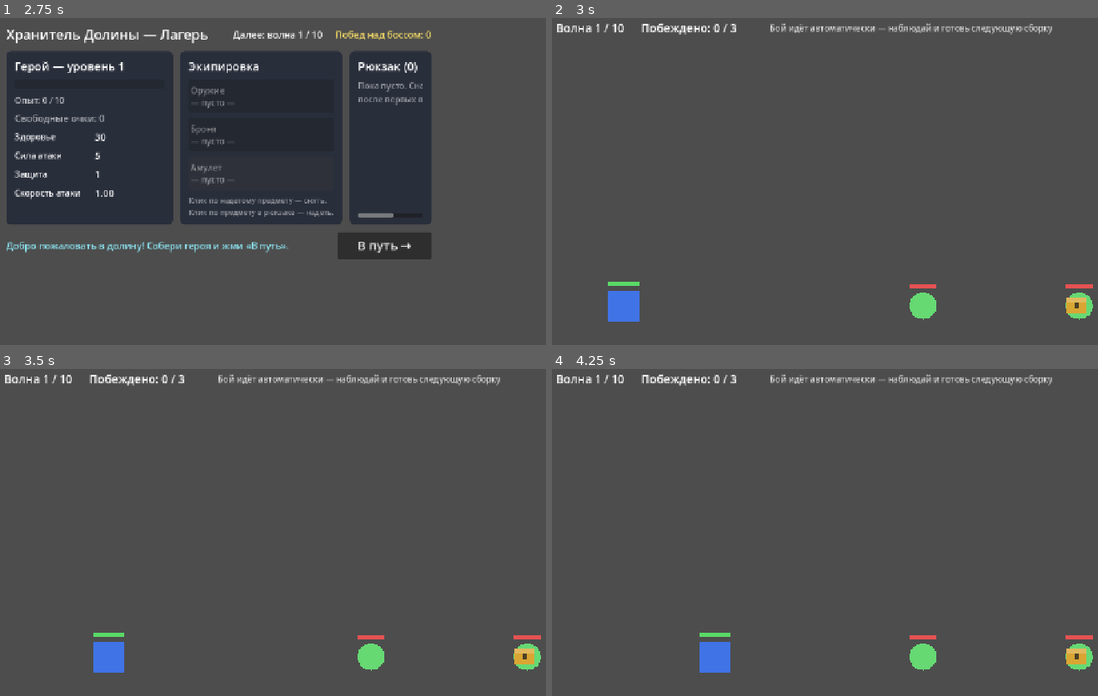
Above: before the commit, frames 1-4 (two rows, left to right).
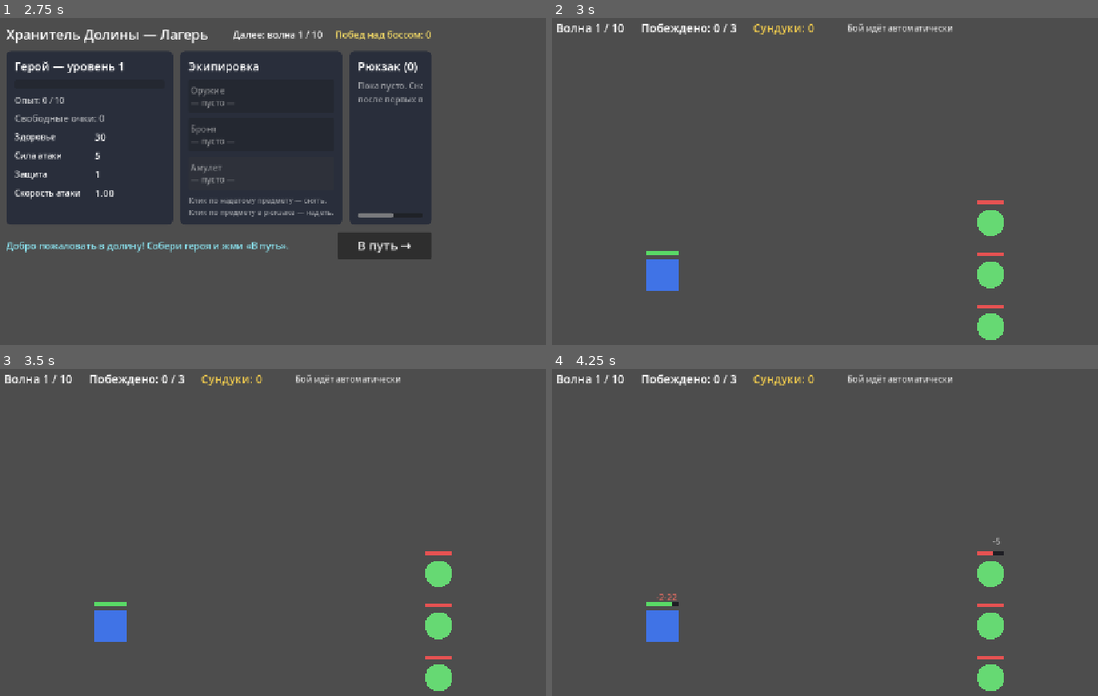
Above: after the commit, the same moments.

Repository: sl1Bridge/valley-keeper
Game: Godot game, scene res://Main.tscn
Same seed, same stepped clock (60 frames per second), same inputs: the game is played once before the commit and once after it.
Inputs:
- Up to frame 1 (2.75 s): click "Оружие — пусто —" at 0.5 s; click "Броня — пусто —" at 1.25 s; click "Амулет — пусто —" at 2 s
- Up to frame 2 (3 s): click "В путь →" at 2.75 s
- Up to frame 3 (3.5 s): no input
- Up to frame 4 (4.25 s): no input

Frame 1 is identical in both runs. In frame 2, 3.9% of the frame differs, in the area x 10-100%, y 1-99%; in frame 3, 3.8%; in frame 4, 4.0%, in the area x 17-100%, y 1-99%.

Commit message:
Бой v2: статичная расстановка, дистанционные атаки, случайная цель, сундуки с выбором 1 из 3

Diff:
--- a/src/Actor.gd
+++ b/src/Actor.gd
@@ -6,6 +6,7 @@
 
 signal died(actor)
 signal damaged(actor, amount)
+signal attacked(attacker, target)
 
 var display_name := ""
 var team := "enemy"  # "hero" или "enemy"
@@ -59,6 +60,7 @@
 		return
 	var dmg := maxi(1, int(stats.get("atk", 1)) - int(target.stats.get("def", 0)))
 	target.take_damage(dmg)
+	attacked.emit(self, target)
 
 
 func take_damage(dmg: int) -> void:
--- a/src/BattleScreen.gd
+++ b/src/BattleScreen.gd
@@ -1,20 +1,22 @@
 class_name BattleScreen
 extends Control
 
-## Экран боя: герой сам идёт слева направо, враги бросаются навстречу,
-## бой идёт автоматически, сундуки открываются по пути, лут падает в рюкзак.
+## Экран боя. Герой стоит слева, враги — группой справа, никто не двигается.
+## Все атакуют на дистанции. Герой выбирает случайную цель и бьёт её до смерти,
+## затем выбирает следующую. Когда все враги повержены, открываются сундуки:
+## 1 гарантированный + шанс дополнительного с каждого врага.
+## Каждый сундук предлагает 3 разных предмета на выбор.
 
 signal wave_cleared
 signal hero_died
 signal boss_defeated
 
-const GROUND_Y := 560.0
-const HERO_START_X := 120.0
-const FIRST_ENEMY_X := 720.0
-const ENEMY_GAP := 300.0
-const AGGRO_RANGE := 320.0
-const HERO_WALK_SPEED := 140.0
-const DROP_CHANCE := 0.25
+const HERO_POS := Vector2(220, 500)
+const ENEMY_ORIGIN := Vector2(850, 400)  # левый верхний враг группы
+const ENEMY_COL_GAP := 135.0
+const ENEMY_ROW_GAP := 100.0
+const ENEMIES_PER_COL := 4
+const BOSS_POS := Vector2(1010, 470)
 
 ## Входные данные (заполняет Main до добавления на сцену)
 var hero: Hero
@@ -22,32 +24,26 @@
 var wins := 0
 
 var _rng := RandomNumberGenerator.new()
-var _state := "walk"  # "walk" | "done"
+var _state := "fight"  # "fight" | "loot" | "done"
 var _kills := 0
 var _enemy_total := 0
+var _boss_dead := false
 
 var _world: Node2D
 var _hero_actor: Actor
 var _enemies := []
-var _chests := []
-var _opening_chest = null
-var _open_timer := 0.0
+
+# Сундуки
+var _pending_chests := 0
+var _chest_total := 0
+var _chest_index := 0
+var _current_choices := []
+var _chest_ui: Control = null
 
 var _wave_label: Label
 var _kills_label: Label
+var _chests_label: Label
 var _center_label: Label
-
-
-## Сундук: рисованный золотой ящик.
-class Chest:
-	extends Node2D
-	var opened := false
-
-	func _draw() -> void:
-		var c := Color(0.85, 0.65, 0.2) if not opened else Color(0.45, 0.38, 0.25)
-		draw_rect(Rect2(-20, -30, 40, 30), c)
-		draw_rect(Rect2(-20, -30, 40, 10), c.lightened(0.2))
-		draw_rect(Rect2(-4, -22, 8, 10), Color(0.3, 0.25, 0.15))
 
 
 func _ready() -> void:
@@ -59,7 +55,6 @@
 	add_child(_world)
 	_spawn_hero()
 	_spawn_enemies()
-	_spawn_chests()
 	_update_hud()
 
 
@@ -92,12 +87,17 @@
 	_kills_label.add_theme_font_size_override("font_size", 22)
 	hud.add_child(_kills_label)
 
+	_chests_label = Label.new()
+	_chests_label.add_theme_font_size_override("font_size", 22)
+	_chests_label.modulate = Color(0.95, 0.8, 0.3)
+	hud.add_child(_chests_label)
+
 	var spacer := Control.new()
 	spacer.size_flags_horizontal = Control.SIZE_EXPAND_FILL
 	hud.add_child(spacer)
 
 	var hint := Label.new()
-	hint.text = "Бой идёт автоматически — наблюдай и готовь следующую сборку"
+	hint.text = "Бой идёт автоматически"
 	hint.add_theme_font_size_override("font_size", 16)
 	hint.modulate = Color(1, 1, 1, 0.8)
 	hud.add_child(hint)
@@ -112,12 +112,12 @@
 
 func _spawn_hero() -> void:
 	_hero_actor = Actor.new()
-	var stats := hero.get_stats()
-	stats["move"] = HERO_WALK_SPEED
-	_hero_actor.setup("Герой", stats, Color(0.25, 0.45, 0.9), "rect", 30.0, "hero")
-	_hero_actor.position = Vector2(HERO_START_X, GROUND_Y)
+	_hero_actor.setup("Герой", hero.get_stats(), Color(0.25, 0.45, 0.9), "rect", 30.0, "hero")
+	_hero_actor.position = HERO_POS
+	_hero_actor.engaged = true
 	_hero_actor.died.connect(_on_hero_died)
 	_hero_actor.damaged.connect(_on_actor_damaged)
+	_hero_actor.attacked.connect(_on_actor_attacked)
 	_world.add_child(_hero_actor)
 
 
@@ -130,22 +130,34 @@
 		var def: Dictionary = Enemies.TYPES[type]
 		var e := Actor.new()
 		e.setup(stats["name"], stats, def["color"], def["shape"], def["size"], "enemy")
-		e.position = Vector2(FIRST_ENEMY_X + i * ENEMY_GAP, GROUND_Y)
+		if type == "boss":
+			e.position = BOSS_POS
+		else:
+			var col := i / ENEMIES_PER_COL
+			var row := i % ENEMIES_PER_COL
+			e.position = ENEMY_ORIGIN + Vector2(col * ENEMY_COL_GAP, row * ENEMY_ROW_GAP)
+		e.engaged = true
+		e.target = _hero_actor
 		e.died.connect(_on_enemy_died)
 		e.damaged.connect(_on_actor_damaged)
+		e.attacked.connect(_on_actor_attacked)
 		_world.add_child(e)
 		_enemies.append(e)
-
-
-func _spawn_chests() -> void:
-	var count := Enemies.chest_count(wave)
-	var last_x: float = FIRST_ENEMY_X + maxi(0, _enemy_total - 1) * ENEMY_GAP
-	for i in count:
-		var chest := Chest.new()
-		var frac := float(i + 1) / float(count + 1)
-		chest.position = Vector2(lerpf(560.0, last_x + 150.0, frac), GROUND_Y + 15)
-		_world.add_child(chest)
-		_chests.append(chest)
+	_pick_hero_target()
+
+
+## Герой выбирает случайную живую цель.
+func _pick_hero_target() -> void:
+	var alive := []
+	for e in _enemies:
+		if e.alive:
+			alive.append(e)
+	if alive.is_empty():
+		_hero_actor.target = null
+		_hero_actor.engaged = false
+	else:
+		_hero_actor.target = alive[_rng.randi_range(0, alive.size() - 1)]
+		_hero_actor.engaged = true
 
 
 func _update_hud() -> void:
@@ -154,111 +166,57 @@
 	else:
 		_wave_label.text = "Волна %d / %d" % [wave, Enemies.TOTAL_WAVES]
 	_kills_label.text = "Побеждено: %d / %d" % [_kills, _enemy_total]
+	_chests_label.text = "Сундуки: %d" % _pending_chests
 
 
 func _process(delta: float) -> void:
 	step(delta)
 
 
-## Один шаг логики боя. Вынесен отдельно, чтобы можно было прогонять в тестах.
-func step(delta: float) -> void:
-	if _state == "done":
-		return
-
-	# Таймер открытия сундука
-	if _opening_chest != null:
-		_open_timer -= delta
-		if _open_timer <= 0.0:
-			_finish_open_chest()
-
-	# Враги: подходят и вступают в бой
-	for e in _enemies:
-		if not e.alive or e.engaged or not _hero_actor.alive:
-			continue
-		var dist: float = e.position.x - _hero_actor.position.x
-		if dist < AGGRO_RANGE:
-			e.position.x -= e.move_speed * delta
-		if dist <= _hero_actor.radius + e.radius + 6.0:
-			_engage(e)
-
-	# Герой идёт вперёд, если ни с кем не дерётся и не открывает сундук
-	if _hero_actor.alive and not _hero_actor.engaged and _opening_chest == null:
-		_hero_actor.position.x += HERO_WALK_SPEED * delta
-		_check_chests()
-
-	# Все враги повержены — волна пройдена
+## Один шаг логики боя. Вынесен отдельно, чтобы прогонять в тестах.
+func step(_delta: float) -> void:
+	if _state != "fight":
+		return
 	if _kills >= _enemy_total:
-		_finish_wave()
-
-
-func _engage(e: Actor) -> void:
-	e.engaged = true
-	e.target = _hero_actor
-	if _hero_actor.target == null or not _hero_actor.target.alive:
-		_hero_actor.target = e
-		_hero_actor.engaged = true
-
-
-func _check_chests() -> void:
-	for chest in _chests:
-		if not chest.opened and absf(_hero_actor.position.x - chest.position.x) < 36.0:
-			_opening_chest = chest
-			_open_timer = 0.7
-			return
-
-
-func _finish_open_chest() -> void:
-	var chest = _opening_chest
-	_opening_chest = null
-	chest.opened = true
-	chest.queue_redraw()
-	var item := Item.generate(_rng, -1, true)
-	hero.inventory.append(item)
-	_spawn_popup("Сундук: %s (%s)!" % [item.name, item.rarity_name()], chest.position + Vector2(-80, -70), item.rarity_color(), 20)
+		_start_loot_phase()
 
 
 func _on_enemy_died(e: Actor) -> void:
 	_kills += 1
-	_update_hud()
 
 	# Опыт и уровни
-	var levels := hero.add_xp(int(e.stats.get("xp", 1)))
-	_spawn_popup("+%d опыта" % int(e.stats.get("xp", 1)), e.position + Vector2(-30, -60), Color(0.95, 0.9, 0.4), 18)
+	var xp: int = int(e.stats.get("xp", 1))
+	var levels := hero.add_xp(xp)
+	_spawn_popup("+%d опыта" % xp, e.position + Vector2(-30, -60), Color(0.95, 0.9, 0.4), 18)
 	if levels > 0:
 		# Новый уровень: характеристики пересчитываются, герой полностью исцеляется
-		var stats := hero.get_stats()
-		stats["move"] = HERO_WALK_SPEED
-		_hero_actor.stats = stats
-		_hero_actor.max_hp = int(stats["hp"])
+		_hero_actor.stats = hero.get_stats()
+		_hero_actor.max_hp = int(_hero_actor.stats["hp"])
 		_hero_actor.hp = _hero_actor.max_hp
 		_hero_actor.queue_redraw()
 		_spawn_popup("Уровень %d! +%d очка характеристик" % [hero.level, Hero.POINTS_PER_LEVEL], _hero_actor.position + Vector2(-140, -110), Color(0.5, 1.0, 0.6), 24)
 
-	# Дроп предмета
-	if _rng.randf() < DROP_CHANCE:
-		var item := Item.generate(_rng)
-		hero.inventory.append(item)
-		_spawn_popup("Дроп: %s (%s)" % [item.name, item.rarity_name()], e.position + Vector2(-60, -90), item.rarity_color(), 18)
-
-	# Перенацеливание героя на следующего врага в ближнем бою
+	# Шанс дополнительного сундука
+	if _rng.randf() < Enemies.CHEST_DROP_CHANCE:
+		_pending_chests += 1
+		_spawn_popup("Выпал сундук!", e.position + Vector2(-30, -95), Color(0.95, 0.8, 0.3), 20)
+
+	# Герой переключается на следующую случайную цель
 	if _hero_actor.target == e:
-		_hero_actor.target = null
-		_hero_actor.engaged = false
-		for other in _enemies:
-			if other.alive and other.engaged:
-				_hero_actor.target = other
-				_hero_actor.engaged = true
-				break
-
-	# Босс повержен — отдельный финал
+		_pick_hero_target()
+
 	if e.stats.get("type", "") == "boss":
-		_finish_boss()
+		_boss_dead = true
+
+	_update_hud()
 
 
 func _on_hero_died(_a: Actor) -> void:
 	if _state == "done":
 		return
 	_state = "done"
+	for e in _enemies:
+		e.engaged = false
 	_show_center("Герой пал…")
 	_emit_deferred(hero_died)
 
@@ -268,20 +226,109 @@
 	_spawn_popup("-%d" % amount, a.position + Vector2(randf_range(-14, 14), -a.radius - 26), col, 16)
 
 
-func _finish_wave() -> void:
+## «Снаряд»: точка летит от атакующего к цели.
+func _on_actor_attacked(src: Actor, dst: Actor) -> void:
+	if not is_inside_tree():
+		return
+	var dot := ColorRect.new()
+	dot.size = Vector2(10, 10)
+	dot.color = Color(1.0, 0.85, 0.3) if src.team == "hero" else Color(0.9, 0.35, 0.3)
+	dot.position = src.position - Vector2(5, 5)
+	_world.add_child(dot)
+	var tween := create_tween()
+	tween.tween_property(dot, "position", dst.position - Vector2(5, 5), 0.18)
+	tween.tween_callback(dot.queue_free)
+
+
+# ---------- Сундуки ----------
+
+func _start_loot_phase() -> void:
+	if _state != "fight":
+		return
+	_state = "loot"
+	_hero_actor.engaged = false
+	_pending_chests += Enemies.BASE_CHESTS
+	_chest_total = _pending_chests
+	_chest_index = 0
+	_update_hud()
+	_open_next_chest()
+
+
+func _open_next_chest() -> void:
+	if _pending_chests <= 0:
+		_finish_wave_or_boss()
+		return
+	_chest_index += 1
+	# 3 предмета на выбор, без повторов внутри сундука
+	_current_choices = []
+	var taken := []
+	for i in Enemies.CHEST_CHOICES:
+		var item := Item.generate(_rng, -1, true, taken)
+		taken.append(item.name)
+		_current_choices.append(item)
+	_show_chest_ui()
+
+
+func _show_chest_ui() -> void:
+	if _chest_ui != null:
+		_chest_ui.queue_free()
+	_chest_ui = PanelContainer.new()
+	_chest_ui.set_anchors_preset(Control.PRESET_CENTER)
+	var style := StyleBoxFlat.new()
+	style.bg_color = Color(0.13, 0.14, 0.18, 0.97)
+	style.set_corner_radius_all(12)
+	style.set_border_width_all(2)
+	style.border_color = Color(0.85, 0.65, 0.2)
+	style.content_margin_left = 28
+	style.content_margin_right = 28
+	style.content_margin_top = 22
+	style.content_margin_bottom = 22
+	_chest_ui.add_theme_stylebox_override("panel", style)
+	add_child(_chest_ui)
+
+	var box := VBoxContainer.new()
+	box.add_theme_constant_override("separation", 12)
+	_chest_ui.add_child(box)
+
+	var title := Label.new()
+	title.text = "Сундук %d из %d — выбери предмет" % [_chest_index, _chest_total]
+	title.add_theme_font_size_override("font_size", 24)
+	title.horizontal_alignment = HORIZONTAL_ALIGNMENT_CENTER
+	box.add_child(title)
+
+	for item in _current_choices:
+		var btn := Button.new()
+		btn.alignment = HORIZONTAL_ALIGNMENT_LEFT
+		btn.custom_minimum_size = Vector2(360, 56)
+		btn.text = "%s (%s)\n%s · %s" % [item.name, item.rarity_name(), item.slot_name(), item.bonuses_text()]
+		btn.add_theme_color_override("font_color", item.rarity_color())
+		btn.pressed.connect(_on_chest_choice.bind(item))
+		box.add_child(btn)
+
+
+func _on_chest_choice(item: Item) -> void:
+	hero.inventory.append(item)
+	_current_choices = []
+	if _chest_ui != null:
+		_chest_ui.queue_free()
+		_chest_ui = null
+	_pending_chests -= 1
+	_update_hud()
+	_open_next_chest()
+
+
+# ---------- Финалы ----------
+
+func _finish_wave_or_boss() -> void:
 	if _state == "done":
 		return
 	_state = "done"
-	_show_center("Волна пройдена!")
-	_emit_deferred(wave_cleared)
-
-
-func _finish_boss() -> void:
-	if _state == "done":
-		return
-	_state = "done"
-	_show_center("Босс повержен!")
-	_emit_deferred(boss_defeated)
+	if _boss_dead:
+		_show_center("Босс повержен!")
+		_emit_deferred(boss_defeated)
+	else:
+		_show_center("Волна пройдена!")
+		_emit_deferred(wave_cleared)
 
 
 func _show_center(text: String) -> void:
@@ -297,7 +344,7 @@
 	sig.emit()
 
 
-## Всплывающий текст (лут, урон, опыт).
+## Всплывающий текст (урон, опыт, события).
 func _spawn_popup(text: String, pos: Vector2, color: Color, size: int) -> void:
 	if not is_inside_tree():
 		return
--- a/src/Enemies.gd
+++ b/src/Enemies.gd
@@ -54,8 +54,8 @@
 	return base
 
 
-## Число сундуков на волне.
-static func chest_count(wave: int) -> int:
-	if wave >= TOTAL_WAVES:
-		return 1
-	return 2 if wave % 3 == 0 else 1
+## Сундуки: 1 гарантированный в конце волны + небольшой шанс с каждого врага.
+const BASE_CHESTS := 1
+const CHEST_DROP_CHANCE := 0.15
+## Сколько предметов на выбор предлагает сундук.
+const CHEST_CHOICES := 3
--- a/src/Item.gd
+++ b/src/Item.gd
@@ -55,13 +55,18 @@
 
 
 ## Генерация случайного предмета. rarity = -1 — бросить жребий.
-static func generate(rng: RandomNumberGenerator = null, rarity: int = -1, from_chest: bool = false) -> Item:
+## exclude_names — шаблоны с такими именами не выпадут (для сундука «3 на выбор»).
+static func generate(rng: RandomNumberGenerator = null, rarity: int = -1, from_chest: bool = false, exclude_names: Array = []) -> Item:
 	if rng == null:
 		rng = RandomNumberGenerator.new()
 		rng.randomize()
 	if rarity < 0:
 		rarity = roll_rarity(rng, from_chest)
-	var t: Dictionary = TEMPLATES[rng.randi_range(0, TEMPLATES.size() - 1)]
+	var candidates := []
+	for t in TEMPLATES:
+		if not exclude_names.has(t["name"]):
+			candidates.append(t)
+	var t: Dictionary = candidates[rng.randi_range(0, candidates.size() - 1)]
 	var mult: float = RARITY_MULT[rarity]
 	var it := Item.new()
 	it.id = _next_id
--- a/tests/TestRunner.gd
+++ b/tests/TestRunner.gd
@@ -129,7 +129,8 @@
 	var ng := Enemies.scaled("slime", 1, 2)
 	_check(int(ng["hp"]) > int(base["hp"]), "новый заход сложнее")
 
-	_check(Enemies.chest_count(1) == 1 and Enemies.chest_count(3) == 2, "число сундуков по волнам")
+	_check(Enemies.BASE_CHESTS == 1, "1 гарантированный сундук за волну")
+	_check(Enemies.CHEST_DROP_CHANCE > 0.0 and Enemies.CHEST_DROP_CHANCE < 0.5, "шанс доп. сундука разумный")
 
 
 func _test_battle_sim() -> void:
@@ -143,18 +144,31 @@
 
 	var dt := 0.05
 	var steps := 0
+	var choices_seen := 0
+	var choices_unique := true
 	while b._state != "done" and steps < 6000:
 		b.step(dt)
 		b._hero_actor.step(dt)
 		for e in b._enemies:
 			e.step(dt)
+		# Фаза сундуков: выбираем первый предмет, заодно проверяем отсутствие повторов
+		if b._state == "loot" and not b._current_choices.is_empty():
+			choices_seen += 1
+			var names := []
+			for it in b._current_choices:
+				if names.has(it.name):
+					choices_unique = false
+				names.append(it.name)
+			b._on_chest_choice(b._current_choices[0])
 		steps += 1
 
 	_check(b._state == "done", "бой завершился за %d шагов" % steps)
 	_check(b._hero_actor.alive, "герой выжил на волне 1")
 	_check(b._kills == b._enemy_total, "все враги повержены (%d/%d)" % [b._kills, b._enemy_total])
 	_check(h.xp > 0 or h.level > 1, "герой получил опыт")
-	_check(h.inventory.size() >= 1, "сундук дал предмет (в рюкзаке: %d)" % h.inventory.size())
+	_check(choices_seen >= 1, "открылся минимум 1 сундук (открыто: %d)" % choices_seen)
+	_check(choices_unique, "в сундуках нет одинаковых предметов")
+	_check(h.inventory.size() >= 1, "выбранный предмет попал в рюкзак (всего: %d)" % h.inventory.size())
 	b.free()
 
 
@@ -171,6 +185,8 @@
 		b._hero_actor.step(dt)
 		for e in b._enemies:
 			e.step(dt)
+		if b._state == "loot" and not b._current_choices.is_empty():
+			b._on_chest_choice(b._current_choices[0])
 		steps += 1
 	return b
 
Not shown, changed: README.md
